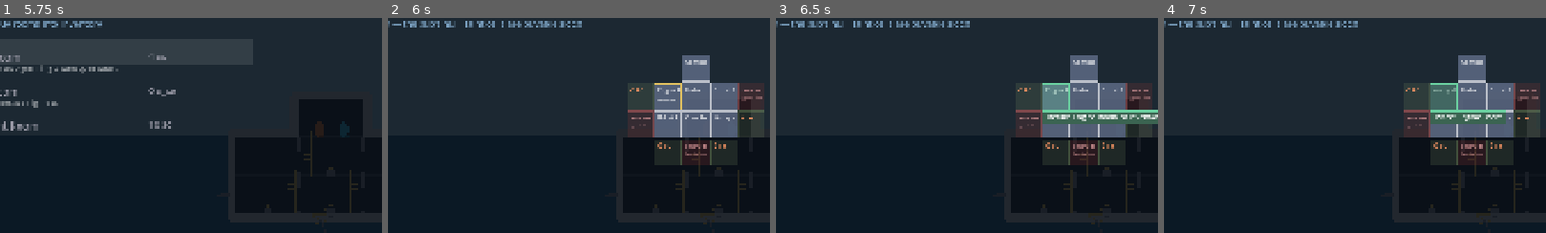
Above: before the commit, frames 1-4 (left to right).
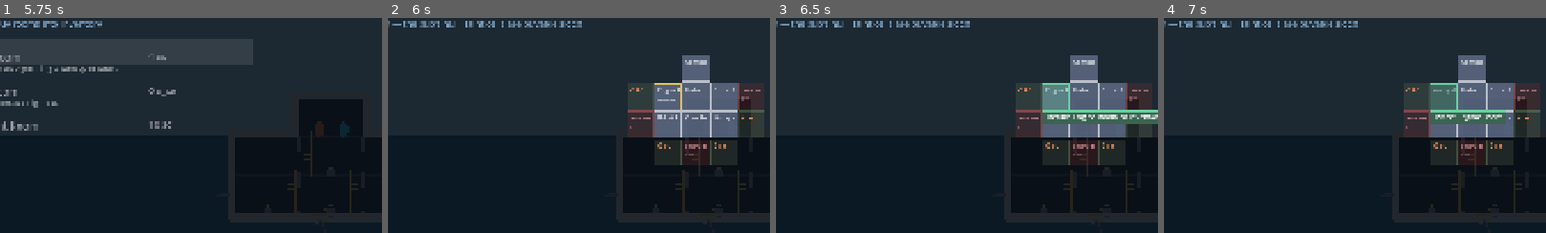
Above: after the commit, the same moments.

Repository: SnirNehemia/deeper
Game: Godot game, scene res://scenes/world.tscn
Same seed, same stepped clock (60 frames per second), same inputs: the game is played once before the commit and once after it.
Inputs:
- Up to frame 1 (5.75 s): tap Enter at 0.5, 2, 3.5, 3.6 s; hold D 0.53-2.03 s; tap Tab at 0.6 s; tap Space at 0.77, 1.25, 1.52, 2.75, 3.02, 3.77, 4.25, 4.52 s; tap E at 1.35 s; hold A 2.03-2.78 s; tap Q at 2.1 s; hold D 2.78-4.28 s; tap Shift at 2.85 s; hold A 4.28-5.03 s; tap Keypad Enter at 4.35 s; hold D from 5.03 s (still down); tap M at 5.1 s
- Up to frame 2 (6 s): release D at 5.78 s; hold A from 5.78 s (still down); tap Tab at 5.85 s
- Up to frame 3 (6.5 s): keep holding A; tap Space at 6.02 s
- Up to frame 4 (7 s): keep holding A; tap E at 6.6 s; tap Space at 6.77 s
The pictures show only the part of the screen within x 10-60%, y 14-64%; the shares and areas given below are measured in that part.

Frame 1 is identical in both runs. In frame 2, 0.1% of the frame differs, in the area x 63-98%, y 36-64%; in frame 3, 0.1%; in frame 4, 0.1%.

Commit message:
M4-23: reserved-cell labels, tower-relative hull length cap, floodlight height range

Diff:
--- a/autoload/game_feel.gd
+++ b/autoload/game_feel.gd
@@ -176,8 +176,8 @@
 	var rotate_speed_deg: float = 60.0   ## left/right aim sweep (deg/s)
 	var zoom_speed_m: float = 2.0        ## up/down change to h (m/s)
 	var cone_radius_m: float = 10.0      ## R, the circle h and the base half-width are drawn from
-	var min_height_m: float = 1.0
-	var max_height_m: float = 9.0
+	var min_height_m: float = 3.0
+	var max_height_m: float = 15.0
 	var initial_height_m: float = 5.0
 	## Light intensity decays with distance from the lamp in a sigmoid falloff:
 	## centered at half the radius, falling off over this many meters.
--- a/scripts/sub/grid.gd
+++ b/scripts/sub/grid.gd
@@ -25,5 +25,14 @@
 const CELL_H_PX := 144.0
 
 ## Bounds sanity guard (§5 rule 7) — a technical guard only; real growth
-## limiting is economic (price escalation), not this box.
-const MAX_CELLS := Vector2i(8, 5)
+## limiting is economic (price escalation), not this box. .x is unused for the
+## horizontal bound (see SubLayout.tower_x_bounds(), 2026-06-20, which is
+## relative to the conning tower's column instead of a fixed total width); .y
+## still caps the vertical span.
+const MAX_CELLS := Vector2i(9, 5)
+
+## Horizontal bounds, relative to the conning tower's column (2026-06-20): up
+## to this many cells to its left, and up to this many to its right
+## (inclusive of the tower's own column) — 3 + 1 + 5 = 9 cells total.
+const CELLS_LEFT_OF_TOWER := 3
+const CELLS_RIGHT_OF_TOWER := 5
--- a/scripts/sub/sub_layout.gd
+++ b/scripts/sub/sub_layout.gd
@@ -193,6 +193,26 @@
 			return p.grid_pos.y
 	return null
 
+## The grid column occupied by the conning tower, or null if there is no
+## tower placement (defensive only — every valid layout has exactly one).
+func _tower_col() -> Variant:
+	for p in placements:
+		if p.module_id == "tower":
+			return p.grid_pos.x
+	return null
+
+## The allowed range of x (column) values for the hull, anchored on the
+## conning tower's column: up to SubGrid.CELLS_LEFT_OF_TOWER columns to its
+## left and SubGrid.CELLS_RIGHT_OF_TOWER to its right, inclusive of the
+## tower's own column (2026-06-20 tower-relative length cap). Returns null if
+## there's no tower (shouldn't happen in a valid layout) -- callers should
+## then skip the x-bounds check.
+func tower_x_bounds() -> Variant:
+	var col: Variant = _tower_col()
+	if col == null:
+		return null
+	return Vector2i(int(col) - SubGrid.CELLS_LEFT_OF_TOWER, int(col) + SubGrid.CELLS_RIGHT_OF_TOWER)
+
 ## The "level" of a grid row for the slot economy (2026-06-14 levels rework,
 ## ROOM_SYSTEM.md §4.1): the tower's row is level 0 and stays the tower's
 ## alone forever; the row directly beneath it is level 1, the next is level
@@ -215,19 +235,25 @@
 ## mark these cells as "reserved" instead of leaving them blank and
 ## unexplained.
 func reserved_cells() -> Array:
-	var reserved: Array = []
+	return reserved_cell_types().keys()
+
+## Like reserved_cells(), but maps each reserved cell to what's reserving it
+## ("gun", "claw", or "floodlight") so the Assembly view can label it
+## specifically (2026-06-20).
+func reserved_cell_types() -> Dictionary:
+	var reserved: Dictionary = {}
 	for p in placements:
 		var def := ModuleCatalog.by_id(p.module_id)
 		if def != null and def.has_firing_face:
-			reserved.append(p.grid_pos + SubValidator._firing_face_offset(p.facing))
+			reserved[p.grid_pos + SubValidator._firing_face_offset(p.facing)] = "gun"
 		if p.module_id == "claw_room":
-			reserved.append(p.grid_pos + SubValidator._firing_face_offset(p.facing))
+			reserved[p.grid_pos + SubValidator._firing_face_offset(p.facing)] = "claw"
 	# A floodlight pod's exterior face must stay clear too — a room placed
 	# there would block the lamp, just like a gun's firing face or the claw's
 	# drop cell (2026-06-19).
 	for pod in pods:
 		if pod.pod_id == "floodlight_pod":
-			reserved.append(pod.host_cell + SubValidator._pod_face_offset(pod.face))
+			reserved[pod.host_cell + SubValidator._pod_face_offset(pod.face)] = "floodlight"
 	return reserved
 
 func buyable_slot_positions() -> Array:
@@ -239,6 +265,7 @@
 		max_pos = Vector2i(max(max_pos.x, cell.x), max(max_pos.y, cell.y))
 
 	var reserved := reserved_cells()
+	var x_bounds: Variant = tower_x_bounds()
 	var candidates: Array = []
 	for cell in occupied:
 		for n in neighbors(cell):
@@ -246,9 +273,11 @@
 				continue
 			if level_of(n) < 1:
 				continue
+			if x_bounds != null and (n.x < x_bounds.x or n.x > x_bounds.y):
+				continue
 			var span_min := Vector2i(min(min_pos.x, n.x), min(min_pos.y, n.y))
 			var span_max := Vector2i(max(max_pos.x, n.x), max(max_pos.y, n.y))
 			var span := span_max - span_min + Vector2i.ONE
-			if span.x <= SubGrid.MAX_CELLS.x and span.y <= SubGrid.MAX_CELLS.y:
+			if span.y <= SubGrid.MAX_CELLS.y:
 				candidates.append(n)
 	return candidates
--- a/scripts/sub/sub_validator.gd
+++ b/scripts/sub/sub_validator.gd
@@ -73,8 +73,9 @@
 	var occupied := layout.occupied_cells()
 
 	# Rule 7: bounds sanity — the layout's bounding box fits inside
-	# SubGrid.MAX_CELLS (a technical guard only; real growth limiting is
-	# economic price escalation, not this box).
+	# SubGrid.MAX_CELLS.y vertically, and horizontally within
+	# tower_x_bounds() (a technical guard only; real growth limiting is
+	# economic price escalation, not these boxes).
 	if not occupied.is_empty():
 		var min_pos := Vector2i(999, 999)
 		var max_pos := Vector2i(-999, -999)
@@ -82,9 +83,13 @@
 			min_pos = Vector2i(min(min_pos.x, cell.x), min(min_pos.y, cell.y))
 			max_pos = Vector2i(max(max_pos.x, cell.x), max(max_pos.y, cell.y))
 		var span := max_pos - min_pos + Vector2i.ONE
-		if span.x > SubGrid.MAX_CELLS.x or span.y > SubGrid.MAX_CELLS.y:
-			violations.append("The sub is too large (%dx%d cells, max is %dx%d)." % [
-				span.x, span.y, SubGrid.MAX_CELLS.x, SubGrid.MAX_CELLS.y])
+		if span.y > SubGrid.MAX_CELLS.y:
+			violations.append("The sub is too tall (%d cells, max is %d)." % [
+				span.y, SubGrid.MAX_CELLS.y])
+		var x_bounds: Variant = layout.tower_x_bounds()
+		if x_bounds != null and (min_pos.x < x_bounds.x or max_pos.x > x_bounds.y):
+			violations.append("The sub extends too far from the conning tower (columns %d to %d, allowed %d to %d)." % [
+				min_pos.x, max_pos.x, x_bounds.x, x_bounds.y])
 
 	# Rule 3: tower support — the cell directly below the tower is occupied
 	# (the tower must stand on a room and gain its ladder).
--- a/scripts/ui/dry_dock.gd
+++ b/scripts/ui/dry_dock.gd
@@ -618,7 +618,8 @@
 
 		var layout := SaveData.layout
 		var buyable: Array = layout.buyable_slot_positions()
-		var reserved: Array = layout.reserved_cells()
+		var reserved_types: Dictionary = layout.reserved_cell_types()
+		var reserved: Array = reserved_types.keys()
 		var cells: Array = layout.occupied_cells().duplicate()
 		for c in buyable:
 			if c not in cells:
@@ -670,7 +671,7 @@
 			draw_rect(r, Color(0.8, 0.4, 0.4, 0.5), false, 1.5)
 			f.draw_string(get_canvas_item(), r.position + Vector2(6, 22), "reserved",
 				HORIZONTAL_ALIGNMENT_LEFT, r.size.x - 8, 13, Color(1, 0.7, 0.7, 0.8))
-			f.draw_string(get_canvas_item(), r.position + Vector2(6, 40), "(gun's line of fire)",
+			f.draw_string(get_canvas_item(), r.position + Vector2(6, 40), str(reserved_types.get(cell, "")),
 				HORIZONTAL_ALIGNMENT_LEFT, r.size.x - 8, 11, Color(1, 0.7, 0.7, 0.6))
 
 		for pos in dock._assembly_actions:
Not shown, changed: DECISIONS.md
Not shown, changed: STATUS.md
